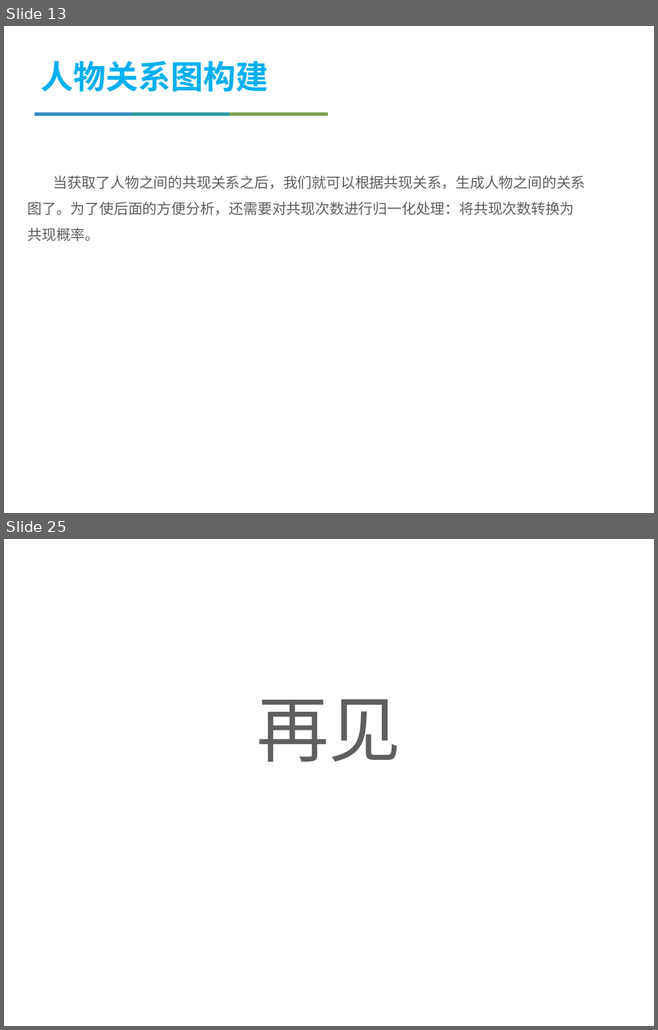
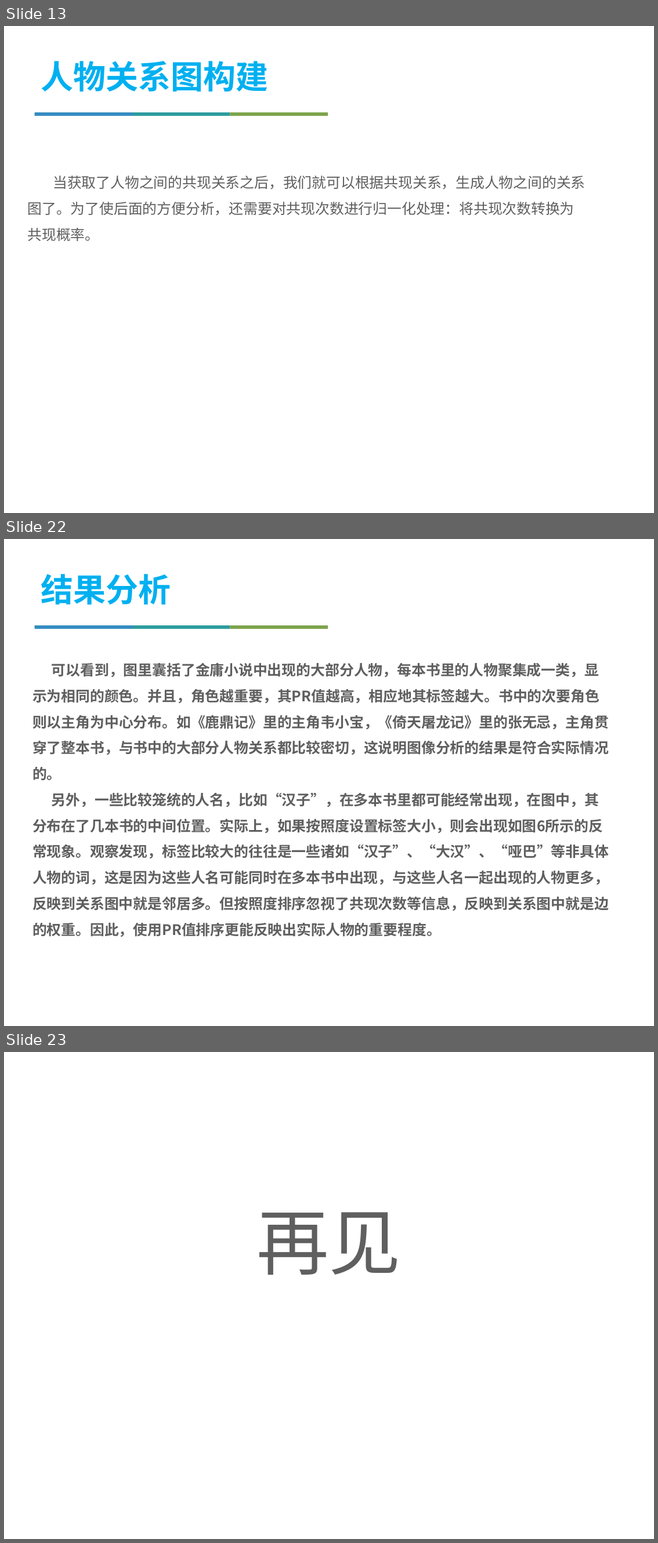
Before and after one commit to jiyizheng/bigdata, a slide deck: mp.pptx. Shown one above the other, each under a label of ours: slides 13 and 25 before the commit, slides 13, 22 and 23 after it; the slides between them are not shown. The pictures are 658x1030 and 658x1543 pixels, drawn with LibreOffice and Linux fonts; fonts in the diff are those of the drawing; background and template pictures are left out. Boxes give left, top, right and bottom in pixels: in the first picture for what was removed or moved away, otherwise in the second. Text is boxed around its words. In the diff, an @@ line names an element or a change of style, - is before the commit and + after.

```diff
--- a/mp.pptx
+++ b/mp.pptx
@@ slide 22 added at (x1=4, y1=539, x2=654, y2=1026), background #FFFFFF @@
@@ text added at (x1=41, y1=574, x2=171, y2=605), 36 pt, text #00B0F0, bold @@
+结果分析
@@ rectangle added at (x1=35, y1=625, x2=133, y2=629), fill #358CC1 @@
@@ rectangle added at (x1=132, y1=625, x2=230, y2=629), fill #2D9C9F @@
@@ rectangle added at (x1=230, y1=625, x2=328, y2=629), fill #7DA44B @@
@@ text added at (x1=32, y1=663, x2=608, y2=937), 16 pt, text #5F5F5F, bold @@
+可以看到，图里囊括了金庸小说中出现的大部分人物，每本书里的人物聚集成一类，显示为相同的颜色。并且，角色越重要，其PR值越高，相应地其标签越大。书中的次要角色则以主角为中心分布。如《鹿鼎记》里的主角韦小宝，《倚天屠龙记》里的张无忌，主角贯穿了整本书，与书中的大部分人物关系都比较密切，这说明图像分析的结果是符合实际情况的。
+另外，一些比较笼统的人名，比如“汉子”，在多本书里都可能经常出现，在图中，其分布在了几本书的中间位置。实际上，如果按照度设置标签大小，则会出现如图6所示的反常现象。观察发现，标签比较大的往往是一些诸如“汉子”、“大汉”、“哑巴”等非具体人物的词，这是因为这些人名可能同时在多本书中出现，与这些人名一起出现的人物更多，反映到关系图中就是邻居多。但按照度排序忽视了共现次数等信息，反映到关系图中就是边的权重。因此，使用PR值排序更能反映出实际人物的重要程度。
@@ what was slide 25 is now slide 23 @@
```
Also in this commit, not shown: 9 slides changed, 6 other slides added, 10 slides removed, 2 other files.
